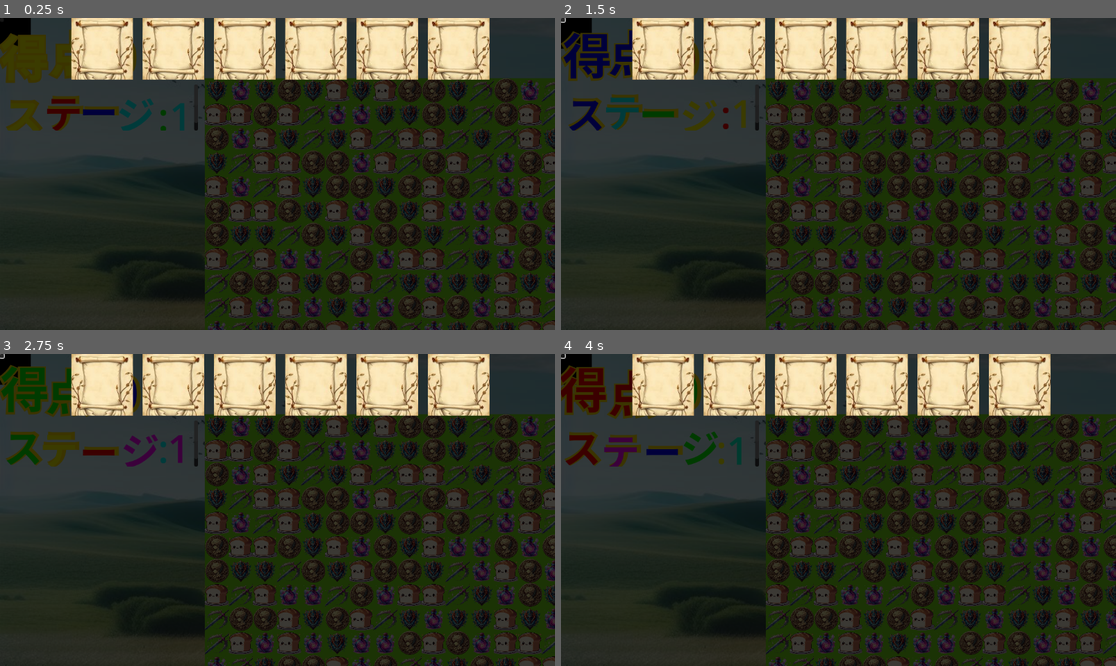
Above: before the commit, frames 1-4 (two rows, left to right).
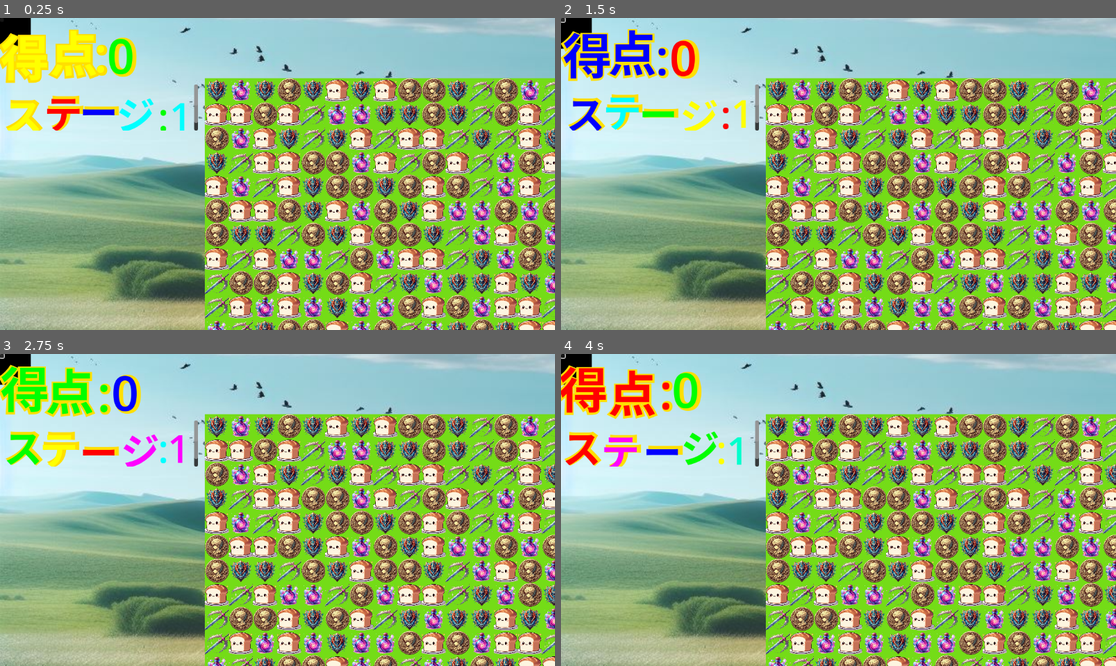
Above: after the commit, the same moments.

Repository: 2ufkpfb9daxnik/roguelikepuzzle
Game: Godot game, scene res://main_scene.tscn
The game is run twice, just before and just after one commit, with the same random seed, the same clock (stepped at 60 frames per second) and the same inputs. This scene is started directly instead of the project's main scene. Video files are missing from this copy of the repository; at most half a second of black plays in their place.
Inputs (mouse positions are in pixels of both pictures, inside the frame that each line leads up to):
- Up to frame 1 (0.25 s): no input
- Up to frame 2 (1.5 s): click (561, 21) at 0.5 s; click (561, 21) at 1.25 s
- Up to frame 3 (2.75 s): click (0, 357) at 2 s
- Up to frame 4 (4 s): move the mouse to (960, 494) at 2.77 s; click (960, 494) at 2.92 s; move the mouse to (727, 525) at 3.52 s; click (727, 525) at 3.67 s

The runs differ from the first frame. In frame 1, 100% of the frame differs, in the area x 0-100%, y 0-100%; in frame 2, 100%; in frame 3, 100%; in frame 4, 100%.

Commit message:
delete first connect

Diff:
--- a/stage_manager.gd
+++ b/stage_manager.gd
@@ -18,7 +18,6 @@
 signal stage_clear
 # Called when the node enters the scene tree for the first time.
 func _ready() -> void: # 初期化
-	connect("stage_clear", Callable(get_parent().get_child(0).get_child(3).get_child(1).get_child(2), "buff_selecter"))
 	board = get_parent().get_node("PuzzleBoard")  # StageLabelの参照を取得
 
 	label2 = get_node("StageLabel2")  # ScoreManagerのスコアの参照を取得
